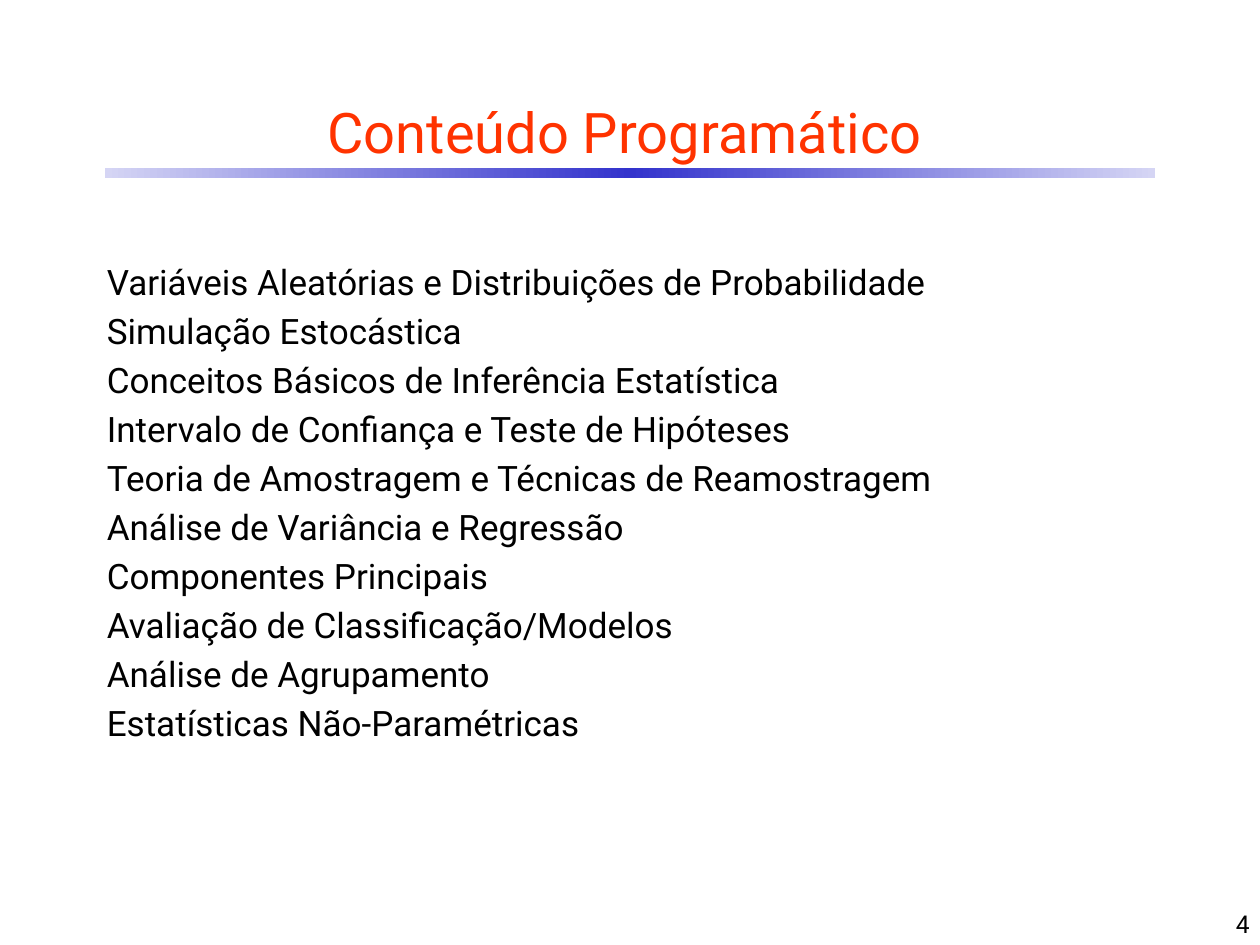
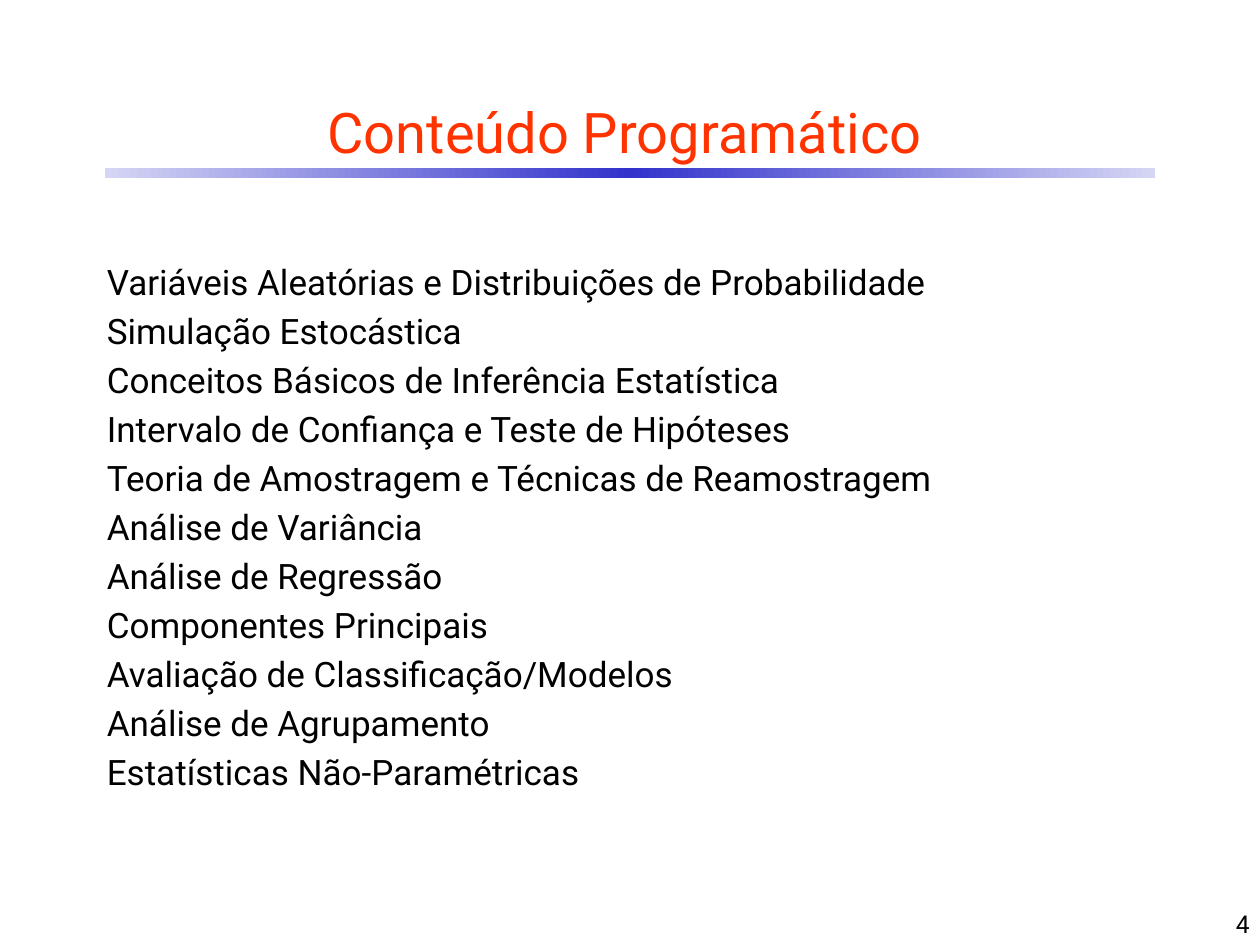
Before and after one commit to CDRenno/Estatistica, a slide deck: slide 4 of ppt/00Apres.pptx. Drawn at 1260x945 pixels with LibreOffice and Linux fonts; fonts in the diff are those of the drawing. Boxes give left, top, right and bottom in pixels: in the first picture for what was removed or moved away, otherwise in the second. Text is boxed around its words. In the diff, an @@ line names an element or a change of style, - is before the commit and + after.

```diff
--- a/ppt/00Apres.pptx
+++ b/ppt/00Apres.pptx
@@ text at bbox=[107, 513, 442, 597]: text changed @@
-Análise de Variância e Regressão
+Análise de Variância
+Análise de Regressão
```
Also in this commit, not shown: 4 other slides changed, 1 slide added, 1 other file.
